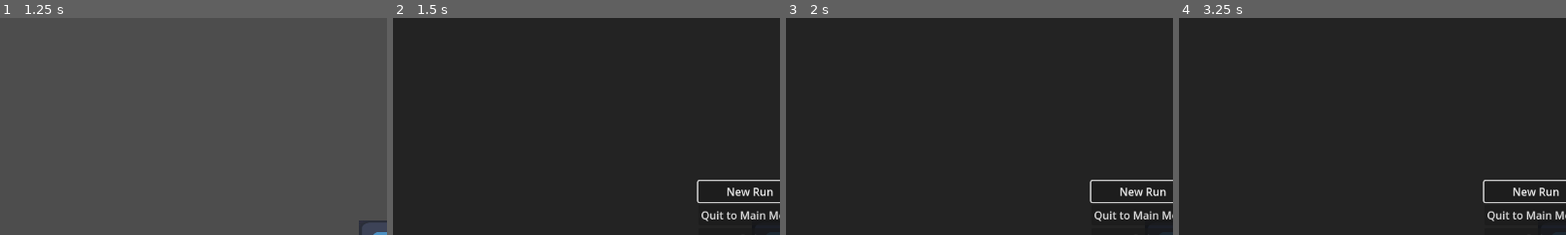
Above: before the commit, frames 1-4 (left to right).
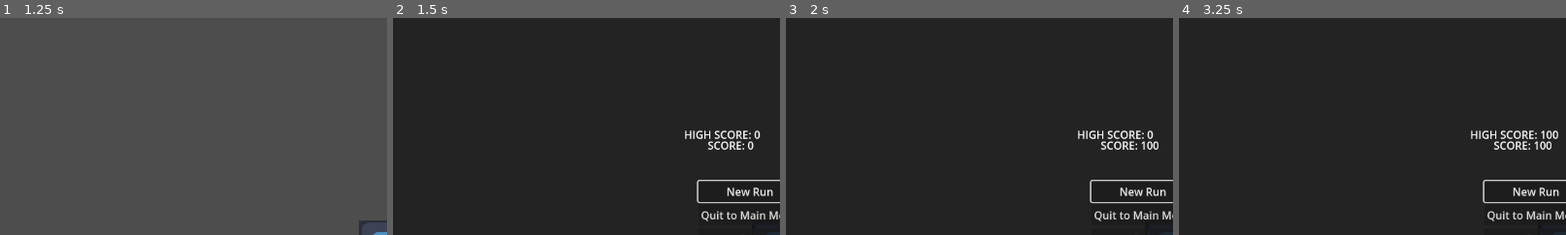
Above: after the commit, the same moments.

Repository: karstenpedersen/robo-blocks
Game: Godot game, scene res://src/scenes/menus/main_menu.tscn
The game is run twice, just before and just after one commit, with the same random seed, the same clock (stepped at 60 frames per second) and the same inputs. The project has no main scene, so this scene is started directly. The engine's default icon, where the game draws it, is replaced by a stand-in: a white triangle on a blue panel in a dark square.
Inputs (mouse positions are % of the whole screen's width and height, from its top left):
- Up to frame 1 (1.25 s): click "Start" at 0.5 s
- Up to frame 2 (1.5 s): tap Enter at 1.25 s; move the mouse to (72, 45) at 1.27 s; hold D (move_right) from 1.28 s (still down); tap V (death) at 1.35 s
- Up to frame 3 (2 s): keep holding D (move_right); tap P (increase_points, bound only after the commit) at 1.55 s
- Up to frame 4 (3.25 s): release D (move_right) at 2 s; click "New Run" at 2 s; tap Space at 2.75 s; move the mouse to (30, 55) at 2.77 s; hold S (move_down) from 2.78 s (still down); tap P (increase_points, bound only after the commit) at 2.85 s; tap V (death) at 3.05 s
The pictures show only the part of the screen within x 2-52%, y 0-50%; the shares and areas given below are measured in that part.

Frame 1 is identical in both runs. In frame 2, 0.7% of the frame differs, in the area x 75-95%, y 51-61%; in frame 3, 0.7%; in frame 4, 0.8%, in the area x 75-98%, y 51-61%.

Commit message:
Added simple score storing for a running game

Diff:
--- a/project.godot
+++ b/project.godot
@@ -18,6 +18,7 @@
 
 ScreenShake="*res://src/systems/singletons/screen_shake.gd"
 Globals="*res://src/systems/singletons/globals.gd"
+Scores="*res://src/systems/singletons/scores.gd"
 
 [input]
 
@@ -60,6 +61,11 @@
 "events": [Object(InputEventKey,"resource_local_to_scene":false,"resource_name":"","device":-1,"window_id":0,"alt_press …(192 unchanged characters)…
 ]
 }
+increase_points={
+"deadzone": 0.5,
+"events": [Object(InputEventKey,"resource_local_to_scene":false,"resource_name":"","device":-1,"window_id":0,"alt_pressed":false,"shift_pressed":false,"ctrl_pressed":false,"meta_pressed":false,"pressed":false,"keycode":0,"physical_keycode":80,"key_label":0,"unicode":112,"location":0,"echo":false,"script":null)
+]
+}
 
 [rendering]
 
--- /dev/null
+++ b/src/scenes/menus/current_score.gd
@@ -0,0 +1,9 @@
+extends RichTextLabel
+
+
+var default_text = "CURRENT SCORE: "
+
+# Called every frame. 'delta' is the elapsed time since the previous frame.
+func _process(delta: float) -> void:
+	var text = str(default_text, str(Scores.current_score))
+	self.text = (text)
--- a/src/scenes/menus/end_menu.gd
+++ b/src/scenes/menus/end_menu.gd
@@ -12,11 +12,13 @@
 func _on_new_run_pressed() -> void:
 	main.alive()
 	get_tree().change_scene_to_file("res://src/scenes/game-scenes/test_scene.tscn")
+	Scores.current_score = 0
 	pass # Replace with function body.
 
 
 func _on_quit_to_main_menu_pressed() -> void:
 	main.alive()
+	Scores.current_score = 0
 	get_tree().change_scene_to_file("res://src/scenes/menus/main_menu.tscn")
 
 
--- a/src/scenes/menus/end_menu.tscn
+++ b/src/scenes/menus/end_menu.tscn
@@ -1,6 +1,8 @@
-[gd_scene load_steps=2 format=3 uid="uid://sj2fd1lbor3u"]
+[gd_scene load_steps=4 format=3 uid="uid://sj2fd1lbor3u"]
 
 [ext_resource type="Script" path="res://src/scenes/menus/end_menu.gd" id="1_12a70"]
+[ext_resource type="Script" path="res://src/scenes/menus/score.gd" id="2_3u3y2"]
+[ext_resource type="Script" path="res://src/scenes/menus/highscore.gd" id="3_62q2t"]
 
 [node name="EndMenu" type="Control"]
 layout_mode = 3
@@ -12,6 +14,7 @@
 script = ExtResource("1_12a70")
 
 [node name="ColorRect" type="ColorRect" parent="."]
+layout_mode = 0
 offset_left = -250.0
 offset_top = -105.0
 offset_right = 1420.0
@@ -49,6 +52,24 @@
 focus_neighbor_bottom = NodePath("../NewRun")
 text = "Quit"
 
+[node name="StaticBody2D" type="StaticBody2D" parent="."]
+
+[node name="Score" type="RichTextLabel" parent="StaticBody2D"]
+offset_left = 513.0
+offset_top = 209.0
+offset_right = 704.0
+offset_bottom = 249.0
+text = "Score: 9999"
+script = ExtResource("2_3u3y2")
+
+[node name="Highscore" type="RichTextLabel" parent="StaticBody2D"]
+offset_left = 478.0
+offset_top = 193.0
+offset_right = 707.0
+offset_bottom = 237.0
+text = "HighScore: 9999"
+script = ExtResource("3_62q2t")
+
 [connection signal="pressed" from="CenterContainer/VBoxContainer/NewRun" to="." method="_on_new_run_pressed"]
 [connection signal="pressed" from="CenterContainer/VBoxContainer/QuittoMainMenu" to="." method="_on_quit_to_main_menu_pressed"]
 [connection signal="pressed" from="CenterContainer/VBoxContainer/Quit" to="." method="_on_quit_pressed"]
--- /dev/null
+++ b/src/scenes/menus/highscore.gd
@@ -0,0 +1,9 @@
+extends RichTextLabel
+
+
+var default_text = "HIGH SCORE: "
+
+# Called every frame. 'delta' is the elapsed time since the previous frame.
+func _process(delta: float) -> void:
+	var text = str(default_text, str(Scores.highscore))
+	self.text = (text)
--- a/src/scenes/menus/pause_menu.gd
+++ b/src/scenes/menus/pause_menu.gd
@@ -17,6 +17,7 @@
 	pass # Replace with function body.
 
 func _on_quit_to_main_menu_pressed():
+	Scores.current_score = 0
 	get_tree().change_scene_to_file("res://src/scenes/menus/main_menu.tscn")
 
 
--- a/src/scenes/menus/pause_menu.tscn
+++ b/src/scenes/menus/pause_menu.tscn
@@ -1,6 +1,7 @@
-[gd_scene load_steps=2 format=3 uid="uid://dmitwxkq82w1t"]
+[gd_scene load_steps=3 format=3 uid="uid://dmitwxkq82w1t"]
 
 [ext_resource type="Script" path="res://src/scenes/menus/pause_menu.gd" id="1_n7fhy"]
+[ext_resource type="Script" path="res://src/scenes/menus/current_score.gd" id="2_ag7ko"]
 
 [node name="PauseMenu" type="Control"]
 layout_mode = 3
@@ -62,9 +63,22 @@
 focus_neighbor_bottom = NodePath("../Resume")
 text = "Quit"
 
+[node name="StaticBody2D" type="StaticBody2D" parent="."]
+position = Vector2(10, 36)
+
+[node name="CurrentScore" type="RichTextLabel" parent="StaticBody2D"]
+offset_left = -43.0
+offset_top = -116.0
+offset_right = 168.0
+offset_bottom = -15.0
+size_flags_horizontal = 0
+size_flags_vertical = 8
+text = "CURRENT SCORE: 9999"
+script = ExtResource("2_ag7ko")
+
 [connection signal="pressed" from="CenterContainer/VBoxContainer/Resume" to="." method="_on_resume_pressed"]
 [connection signal="pressed" from="CenterContainer/VBoxContainer/Options" to="." method="_on_options_pressed"]
 [connection signal="pressed" from="CenterContainer/VBoxContainer/RestartRun" to="." method="_on_restart_run_pressed"]
+[connection signal="pressed" from="CenterContainer/VBoxContainer/QuittoMainMenu" to="." method="_on_quit_to_main_menu_pressed"]
 [connection signal="pressed" from="CenterContainer/VBoxContainer/QuittoMainMenu" to="." method="_on_restart_run_pressed"]
-[connection signal="pressed" from="CenterContainer/VBoxContainer/QuittoMainMenu" to="." method="_on_quit_to_main_menu_pressed"]
 [connection signal="pressed" from="CenterContainer/VBoxContainer/Quit" to="." method="_on_quit_pressed"]
--- /dev/null
+++ b/src/scenes/menus/score.gd
@@ -0,0 +1,9 @@
+extends RichTextLabel
+
+
+var default_text = "SCORE: "
+
+# Called every frame. 'delta' is the elapsed time since the previous frame.
+func _process(delta: float) -> void:
+	var text = str(default_text, str(Scores.current_score))
+	self.text = (text)
--- a/src/systems/game_manager/game_manager.gd
+++ b/src/systems/game_manager/game_manager.gd
@@ -17,6 +17,9 @@
 	if Input.is_action_just_pressed("death"):
 		endMenu()
 
+	if Input.is_action_just_pressed("increase_points"):
+		Scores.current_score += 100
+
 func pauseMenu():
 	if !paused and dead == false:
 		pause_menu.show()
@@ -35,5 +38,7 @@
 
 func endMenu():
 	dead = true
+	if Scores.current_score >= Scores.highscore:
+		Scores.highscore = Scores.current_score
 	end_menu.show()
 	end_menu._ready()
--- /dev/null
+++ b/src/systems/singletons/scores.gd
@@ -0,0 +1,5 @@
+extends Node
+
+
+var current_score = 0
+var highscore = 0
